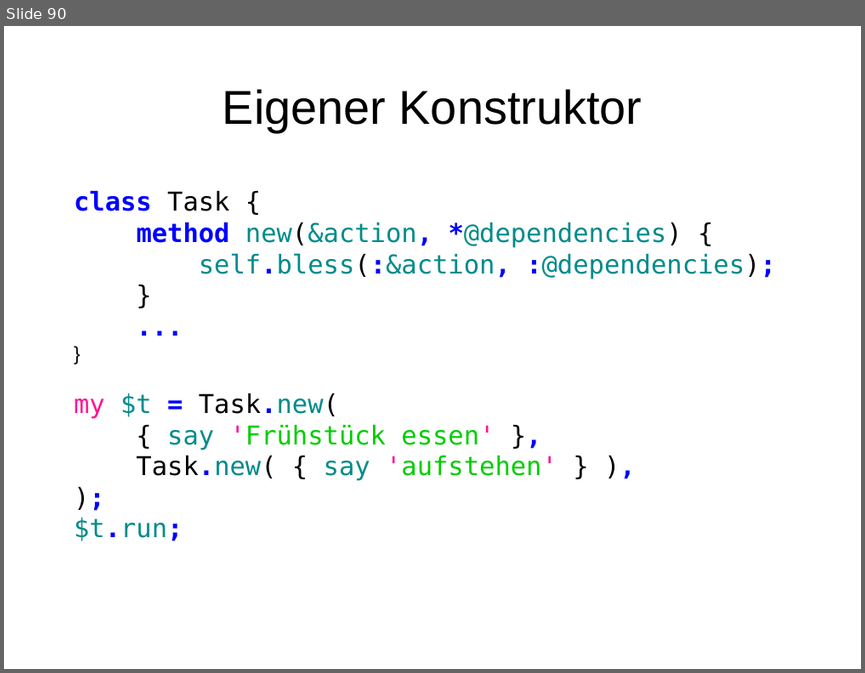
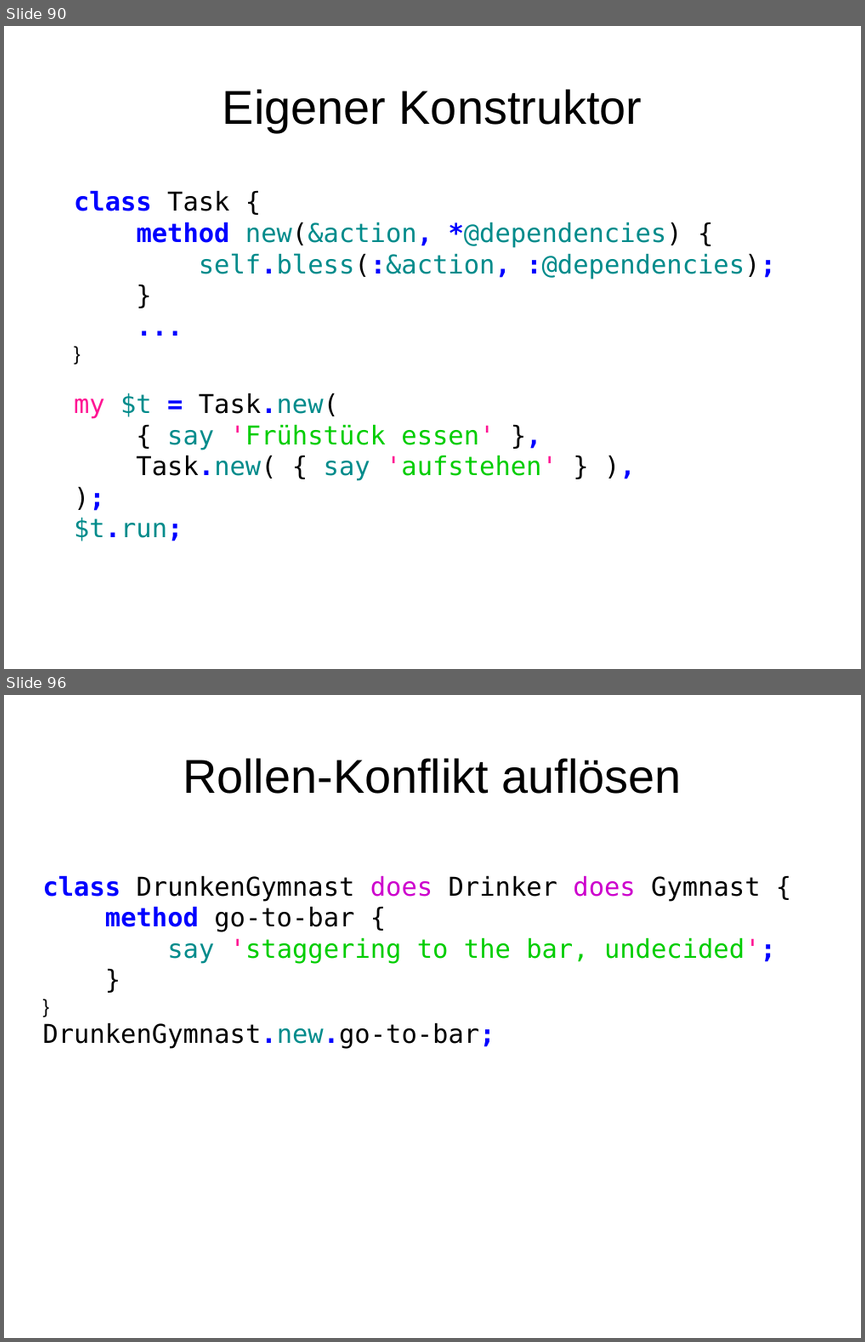
Before and after one commit to moritz/perl6-training-de, a slide deck: schulung.odp. Shown one above the other, each under a label of ours: slide 90 before the commit, slides 90 and 96 after it; the slides between them are not shown. The pictures are 865x673 and 865x1342 pixels, drawn with LibreOffice and Linux fonts; fonts in the diff are those of the drawing. Boxes give left, top, right and bottom in pixels: in the first picture for what was removed or moved away, otherwise in the second. Text is boxed around its words. In the diff, an @@ line names an element or a change of style, - is before the commit and + after.

Commit message:
Rollen

```diff
--- a/schulung.odp
+++ b/schulung.odp
@@ slide 96 added at (4, 695, 861, 1338), background #FFFFFF @@
@@ title added at (182, 758, 681, 794), 44 pt, text #000000 @@
+Rollen-Konflikt auflösen
@@ text added at (43, 875, 776, 1049), 24 pt, text #000000 @@
+class DrunkenGymnast does Drinker does Gymnast {
+method go-to-bar {
+say 'staggering to the bar, undecided';
+}
+}
+DrunkenGymnast.new.go-to-bar;
```
Also in this commit, not shown: 7 other slides added, 6 other files.
